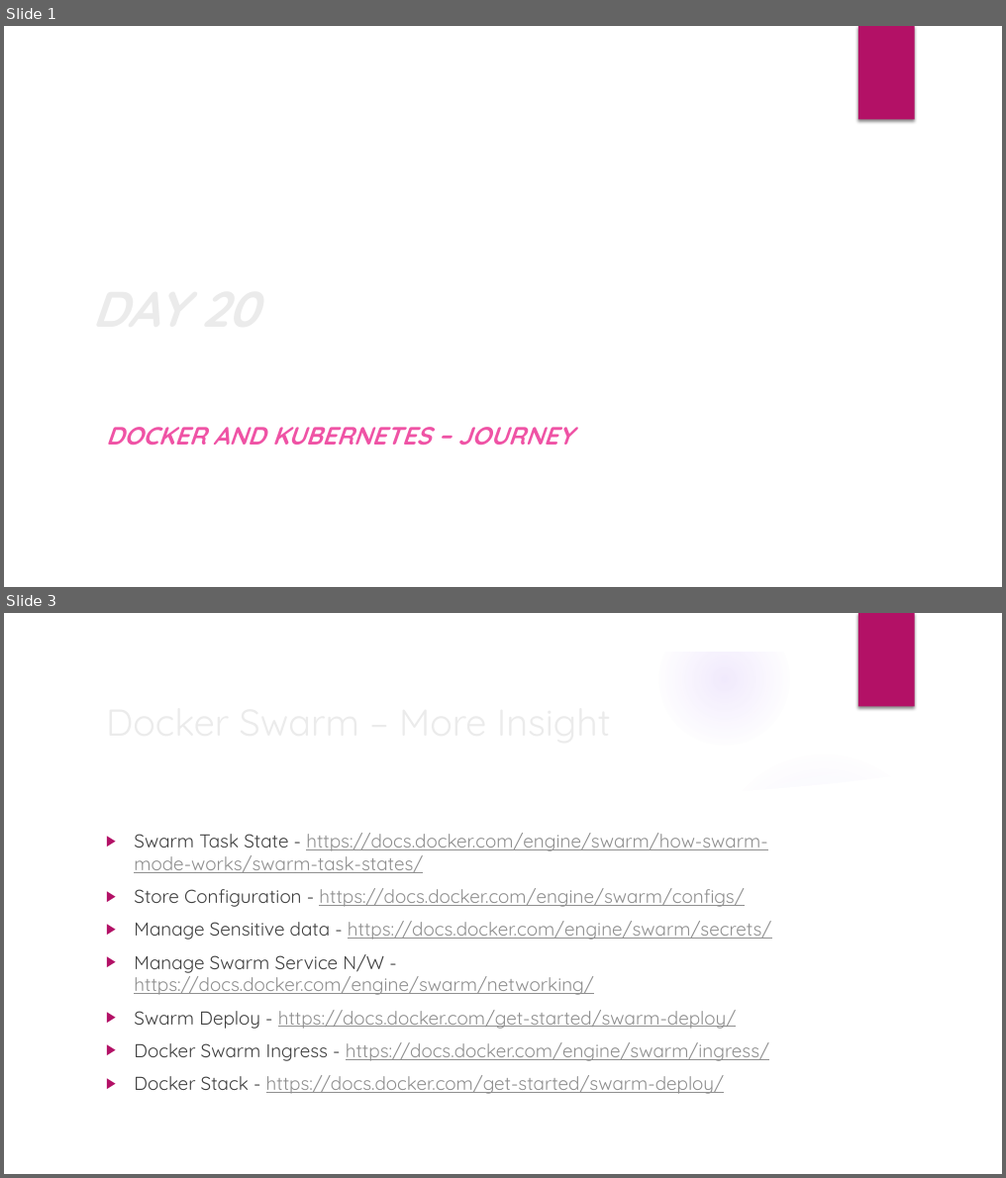
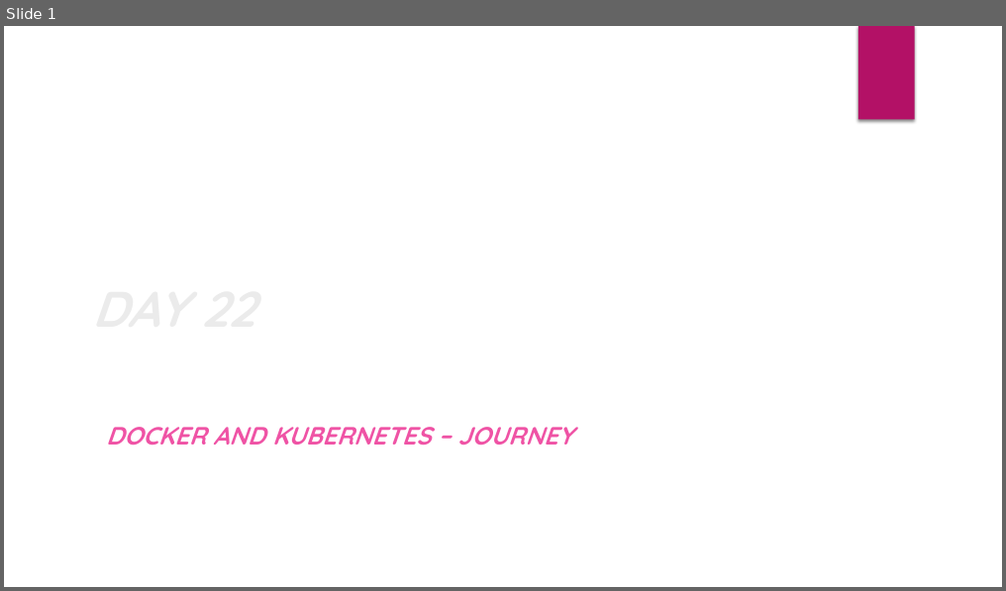
Before and after one commit to deepkumartraining/docker-k8s-April23, a slide deck: Day22/DockerAndKubernetes_Training-Day22.pptx. Shown one above the other, each under a label of ours: slides 1 and 3 before the commit, slide 1 after it; the slides between them are not shown. The pictures are 1006x1178 and 1006x591 pixels, drawn with LibreOffice and Linux fonts; fonts in the diff are those of the drawing; background and template pictures are left out. Boxes give left, top, right and bottom in pixels: in the first picture for what was removed or moved away, otherwise in the second. Text is boxed around its words. In the diff, an @@ line names an element or a change of style, - is before the commit and + after.

```diff
--- a/Day22/DockerAndKubernetes_Training-Day22.pptx
+++ b/Day22/DockerAndKubernetes_Training-Day22.pptx
@@ slide 3 removed at (x1=4, y1=613, x2=1002, y2=1174), background picture (left out); not listed: 1 template element that a slide beside it also shows @@
@@ group removed at (x1=4, y1=613, x2=1002, y2=1174): 5 ellipses, 3 freeform shapes @@
@@ title removed at (x1=98, y1=692, x2=816, y2=750) @@
-Docker Swarm – More Insight
@@ text removed at (x1=134, y1=833, x2=771, y2=1094) @@
-▶ Swarm Task State - https://docs.docker.com/engine/swarm/how-swarm-mode-works/swarm-task-states/
-▶ Store Configuration - https://docs.docker.com/engine/swarm/configs/
-▶ Manage Sensitive data - https://docs.docker.com/engine/swarm/secrets/
-▶ Manage Swarm Service N/W - https://docs.docker.com/engine/swarm/networking/
-▶ Swarm Deploy - https://docs.docker.com/get-started/swarm-deploy/
-▶ Docker Swarm Ingress - https://docs.docker.com/engine/swarm/ingress/
-▶ Docker Stack - https://docs.docker.com/get-started/swarm-deploy/
@@ slide 1 changed as well @@
@@ title at (x1=84, y1=198, x2=807, y2=417): text changed @@
-DAY 20
+DAY 22
```
Also in this commit, not shown: 2 other slides changed, 10 slides added, 3 other files.
